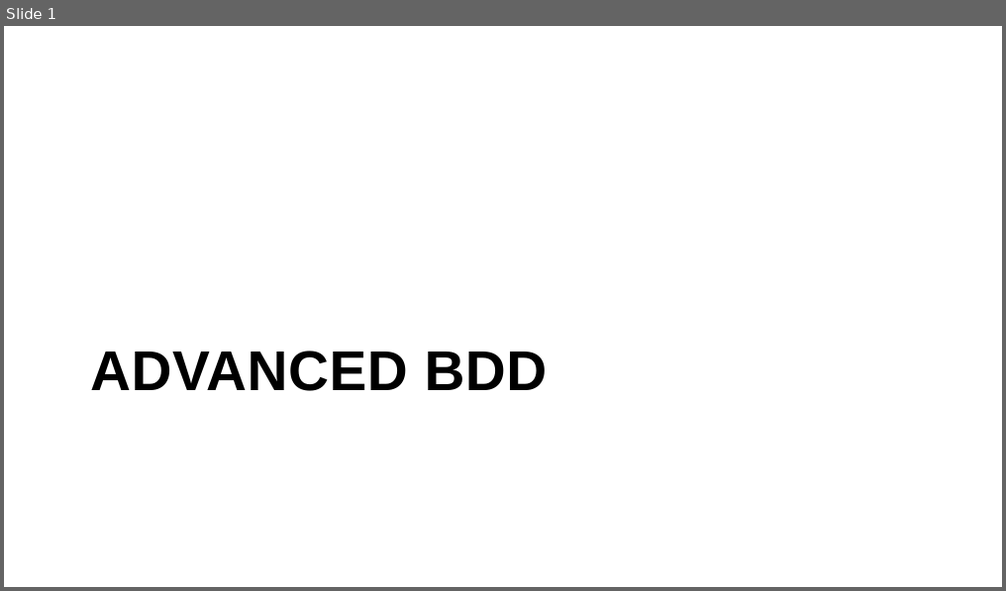
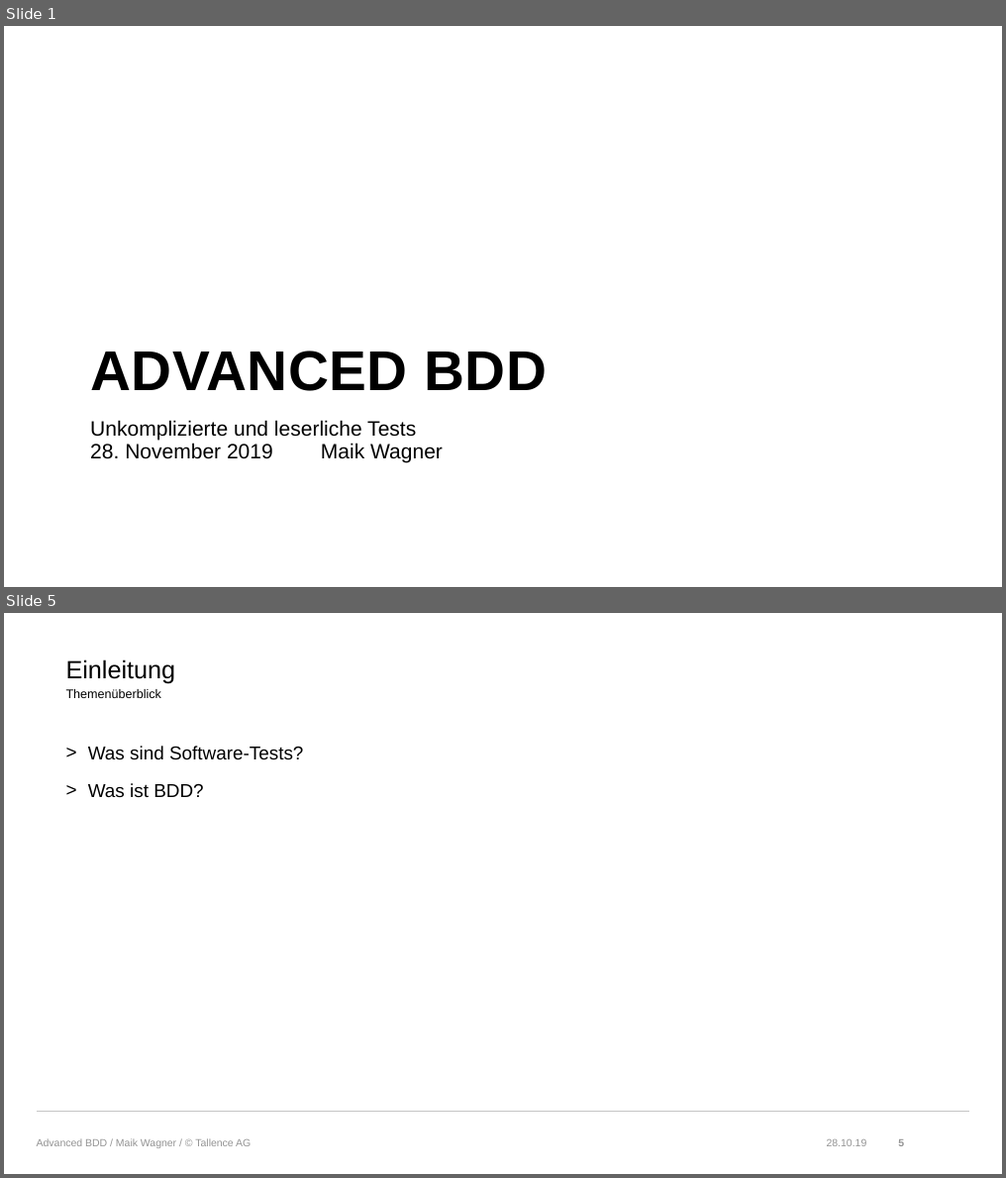
Before and after one commit to wolffj1995/AdvancedBDD, a slide deck: AdvancedBdd.pptx. Shown one above the other, each under a label of ours: slide 1 before the commit, slides 1 and 5 after it; the slides between them are not shown. The pictures are 1006x591 and 1006x1178 pixels, drawn with LibreOffice and Linux fonts; fonts in the diff are those of the drawing; background and template pictures are left out. Boxes give left, top, right and bottom in pixels: in the first picture for what was removed or moved away, otherwise in the second. Text is boxed around its words. In the diff, an @@ line names an element or a change of style, - is before the commit and + after.

```diff
--- a/AdvancedBdd.pptx
+++ b/AdvancedBdd.pptx
@@ slide 5 added at box(4, 613, 1002, 1174), background #FFFFFF @@
@@ title added at box(66, 660, 176, 684), 24 pt, text #000000 @@
+Einleitung
@@ text added at box(66, 689, 161, 698), 12 pt, text #000000 @@
+Themenüberblick
@@ text added at box(88, 746, 303, 797), 18 pt, text #000000 @@
+> Was sind Software-Tests?
+> Was ist BDD?
@@ line added from (37, 1111) to (969, 1111), #C5C5C5 0.5 pt @@
@@ text added at box(37, 1139, 251, 1149), 10 pt, text #949494 @@
+Advanced BDD / Maik Wagner / © Tallence AG
@@ text added at box(827, 1140, 867, 1147), 10 pt, text #949494 @@
+28.10.19
@@ page number added at box(898, 1140, 904, 1147), 10 pt, text #949494, bold @@
+5
@@ slide 1 changed as well @@
@@ subtitle added at box(90, 420, 416, 440), 20 pt, text #000000 @@
+Unkomplizierte und leserliche Tests
@@ text added at box(90, 443, 443, 464), 20 pt, text #000000 @@
+28. November 2019 Maik Wagner
```
Also in this commit, not shown: 12 other slides added.
